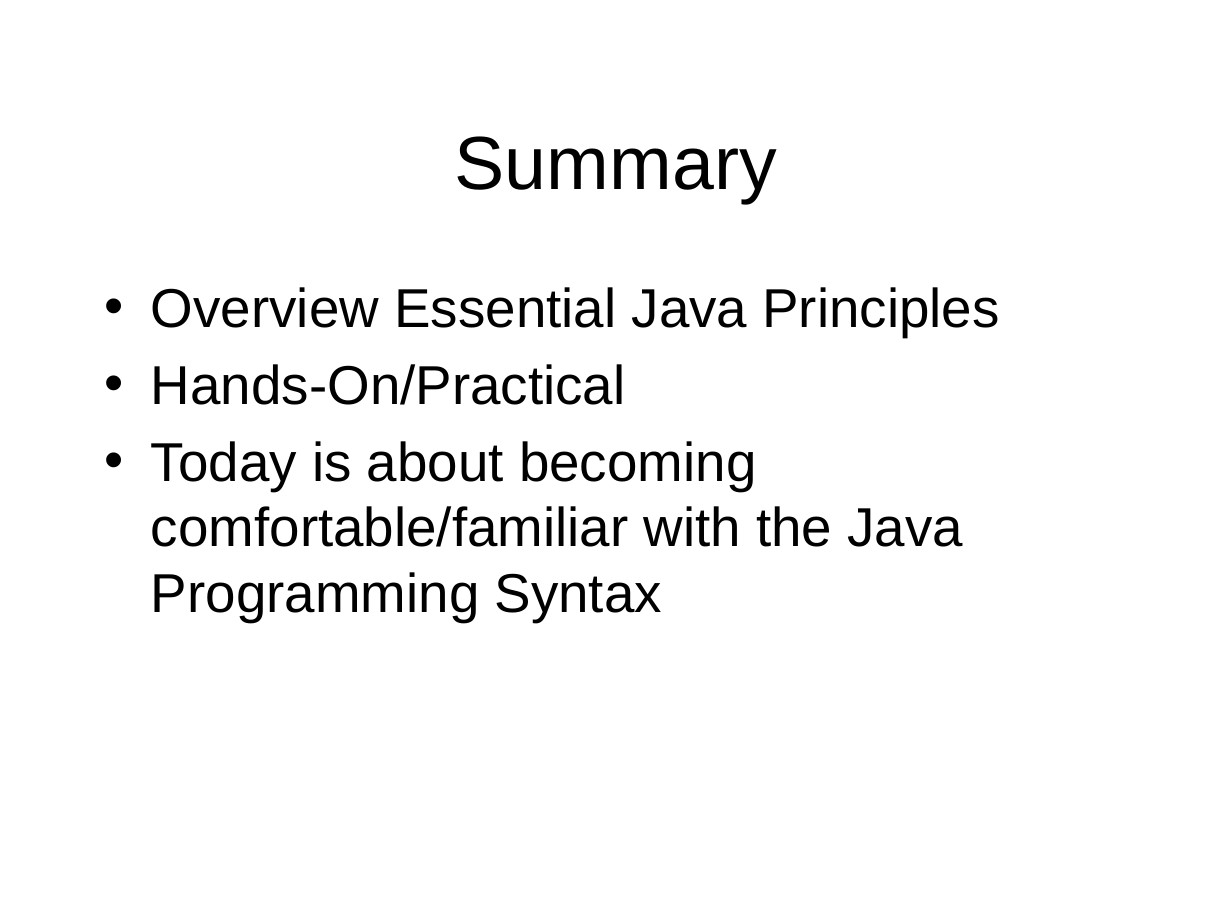
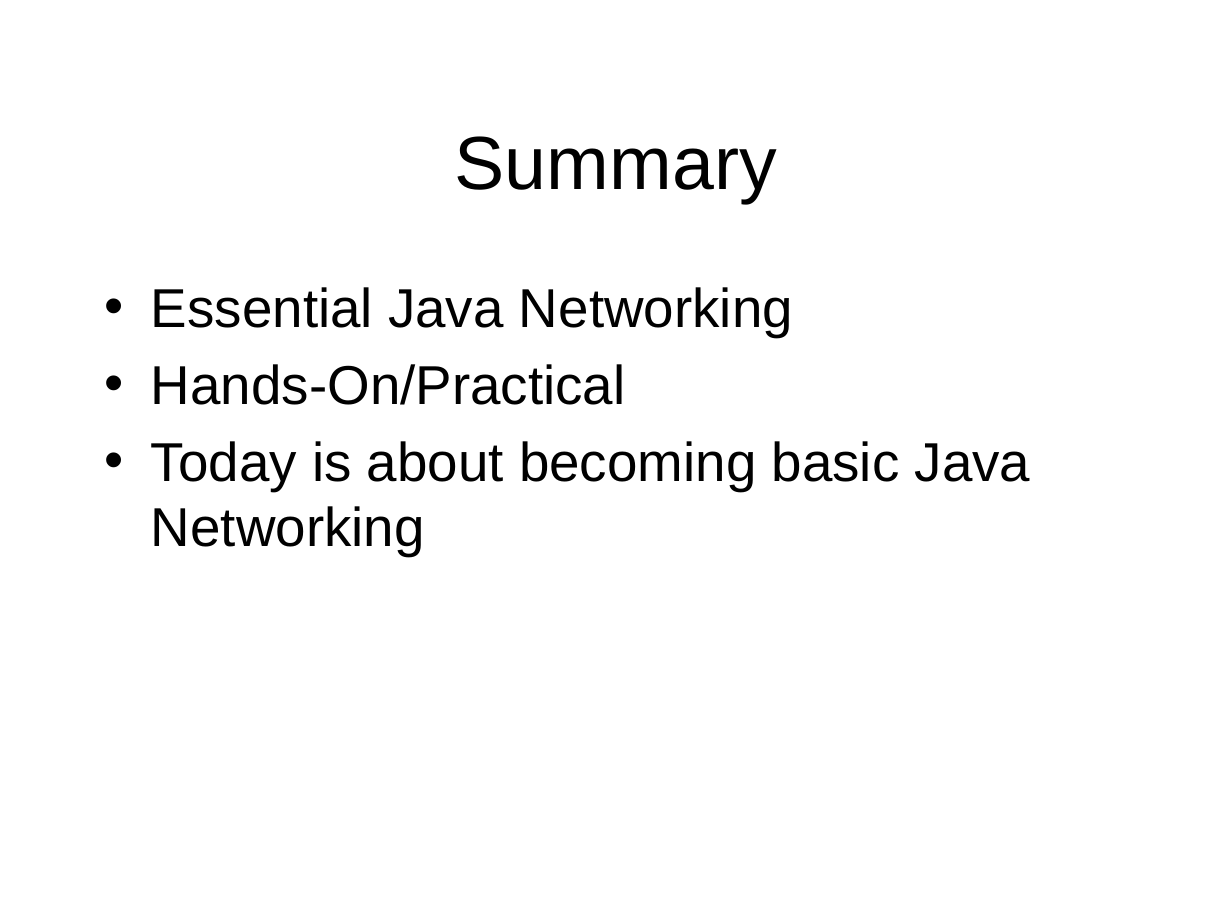
Before and after one commit to octaviordz/zjnu2017.github.io, a slide deck: slide 5 of OOP/lectures/130--Network.Programming.pptx (slide 4 before the commit). Drawn at 1232x924 pixels with LibreOffice and Linux fonts; fonts in the diff are those of the drawing. Boxes give left, top, right and bottom in pixels: in the first picture for what was removed or moved away, otherwise in the second. Text is boxed around its words. In the diff, an @@ line names an element or a change of style, - is before the commit and + after.

```diff
--- a/OOP/lectures/130--Network.Programming.pptx
+++ b/OOP/lectures/130--Network.Programming.pptx
@@ text at (151,287,793,337): text changed @@
-• Overview Essential Java Principles
+• Essential Java Networking
@@ text at (151,441,1031,556): text changed @@
-• Today is about becoming comfortable/familiar with the Java Programming Syntax
+• Today is about becoming basic Java Networking
```
Also in this commit, not shown: 2 other slides changed, 1 slide added, 44 other files.
